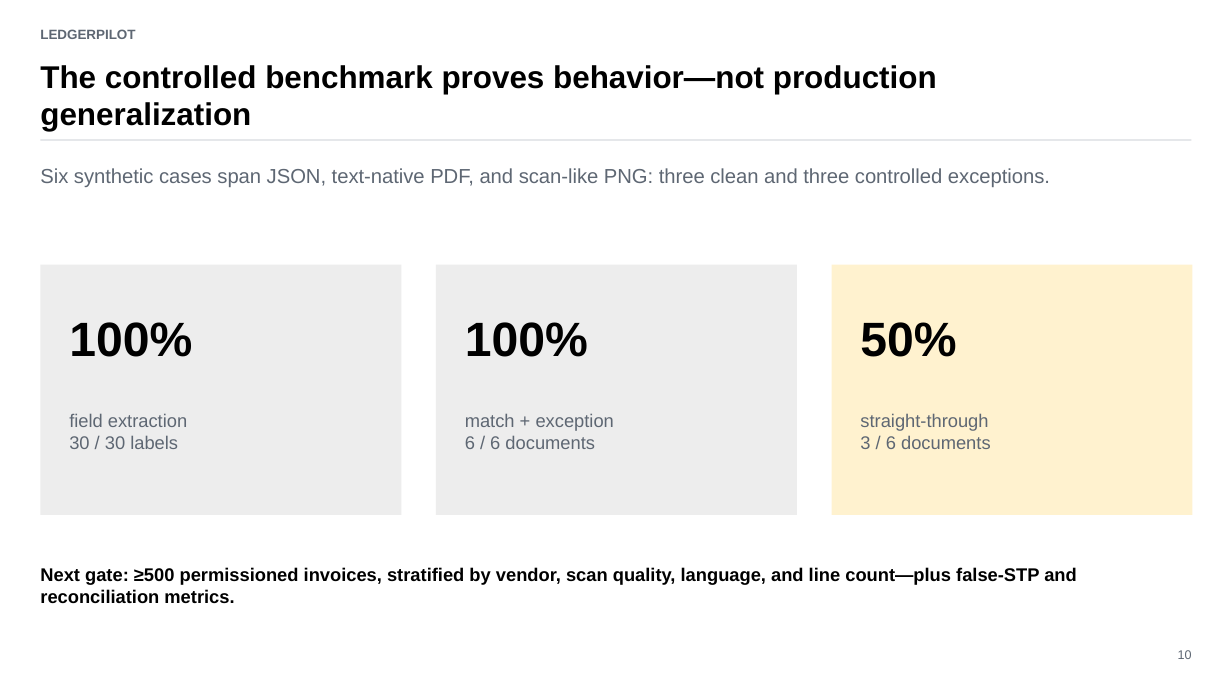
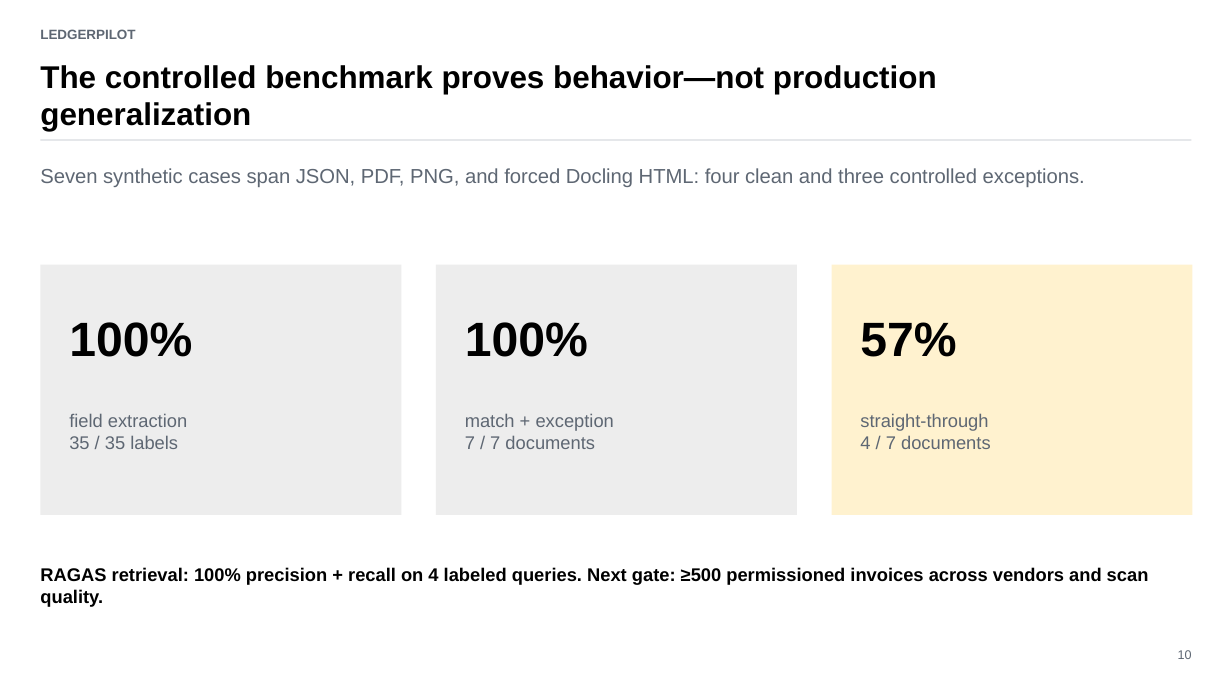
Before and after one commit to saifs1315/Agentic-Invoice-to-Payment, a slide deck: slide 10 of presentation/LedgerPilot_Assignment_Deck.pptx. Drawn at 1232x693 pixels with LibreOffice and Linux fonts; fonts in the diff are those of the drawing. Boxes give left, top, right and bottom in pixels: in the first picture for what was removed or moved away, otherwise in the second. Text is boxed around its words. In the diff, an @@ line names an element or a change of style, - is before the commit and + after.

```diff
--- a/presentation/LedgerPilot_Assignment_Deck.pptx
+++ b/presentation/LedgerPilot_Assignment_Deck.pptx
@@ text at [40,168,1085,187]: text changed @@
-Six synthetic cases span JSON, text-native PDF, and scan-like PNG: three clean and three controlled exceptions.
+Seven synthetic cases span JSON, PDF, PNG, and forced Docling HTML: four clean and three controlled exceptions.
@@ text at [860,322,956,357]: text changed @@
-50%
+57%
@@ text at [69,435,178,449]: text changed @@
-30 / 30 labels
+35 / 35 labels
@@ text at [465,435,595,449]: text changed @@
-6 / 6 documents
+7 / 7 documents
@@ text at [860,435,991,449]: text changed @@
-3 / 6 documents
+4 / 7 documents
@@ text at [40,567,1149,607]: text changed @@
-Next gate: ≥500 permissioned invoices, stratified by vendor, scan quality, language, and line count—plus false-STP and reconciliation metrics.
+RAGAS retrieval: 100% precision + recall on 4 labeled queries. Next gate: ≥500 permissioned invoices across vendors and scan quality.
```
Also in this commit, not shown: 4 other slides changed, 33 other files.
